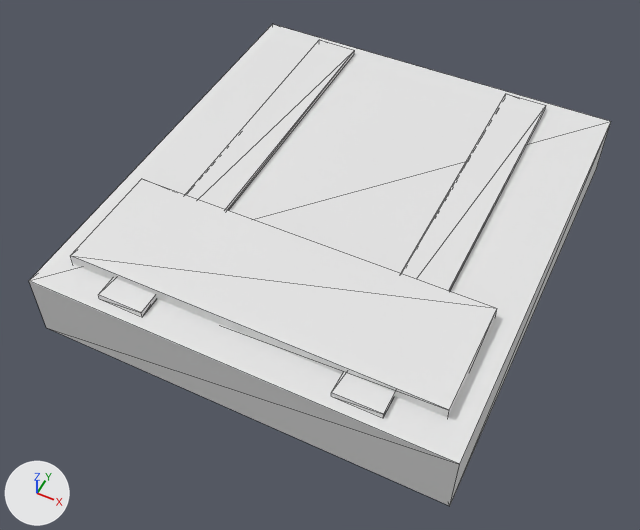
The OBJ model assets/AR_Gas_foundation/3d/PPE/ppe_vest_hd.obj: old version first, new version second.
One viewpoint serves both versions: a 50 mm camera at (0.229, -0.506, 0.59) aimed at (-0.004, -0.039, 0.006). Every picture has the same lights, and +X, +Y and +Z are marked at lower left. The picture after the commit comes second. Mesh edges are drawn as thin lines. Where no turn or scale is listed for an object, it has been applied to the vertices. Vertices at exactly the same position are counted once.

The first picture shows 'ppe_vest_hd'.
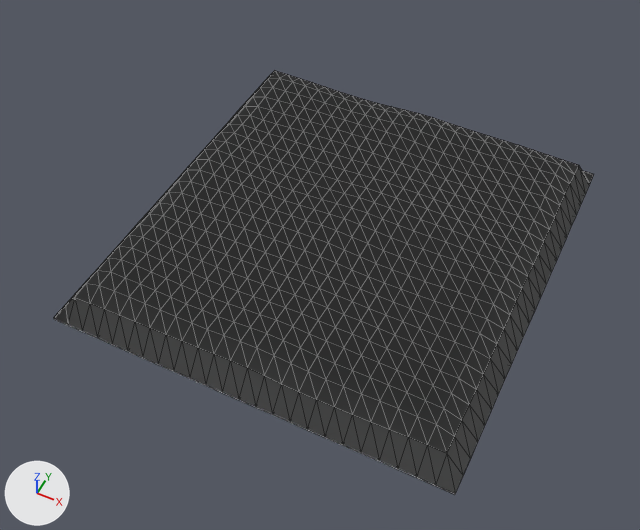
Where the change shows, as pixel boxes (x1, y1, x2, y2) in the pictures (640 x 530 px):
'ppe_vest_hd', reshaped (7% narrower, 12% shorter)
    before: (29, 24, 611, 506)
    after: (54, 71, 594, 494)
part 1 of me_ppe_vest_hd, rebuilt (7% narrower, 12% shorter)
    before: (29, 24, 611, 506)
    after: (54, 71, 594, 494)
part 2 of me_ppe_vest_hd, deleted
    before: (70, 179, 497, 418)
part 3 of me_ppe_vest_hd, deleted
    before: (98, 40, 355, 316)
part 4 of me_ppe_vest_hd, deleted
    before: (331, 94, 546, 417)

The change in detail:
Material 'MAT_PPE_Vest_Fabric' (mat_mat_ppe_vest_fabric) is new.
Its base color is (0.8, 0.8, 0.8) (white #e7e7e7).
Its roughness is 1.0.
me_ppe_vest_hd is used by ob_ppe_vest_hd; location (0.0, 0.0, 0.0).
me_ppe_vest_hd had 32 vertices, 48 faces and spanned x -0.18..0.18, y -0.2..0.2, z 0.0..0.07.
me_ppe_vest_hd now has 1250 vertices, 2496 faces and spans x -0.18..0.18, y -0.19..0.19, z 0.0..0.031.
me_ppe_vest_hd part 1: the loose piece of 8 vertices spanning x -0.18..0.18, y -0.2..0.2, z 0.0..0.06 is rebuilt with 1250 vertices and now spans x -0.18..0.18, y -0.19..0.19, z 0.0..0.031, in mat_mat_ppe_vest_fabric (white #e7e7e7).
me_ppe_vest_hd part 2: the loose piece of 8 vertices spanning x -0.16..0.16, y -0.17..-0.07, z 0.05..0.07 is deleted.
me_ppe_vest_hd part 3: the loose piece of 8 vertices spanning x -0.12..-0.08, y -0.19..0.19, z 0.059..0.065 is deleted.
me_ppe_vest_hd part 4: the loose piece of 8 vertices spanning x 0.08..0.12, y -0.19..0.19, z 0.059..0.065 is deleted.
me_ppe_vest_hd gains material mat_mat_ppe_vest_fabric (white #e7e7e7).
